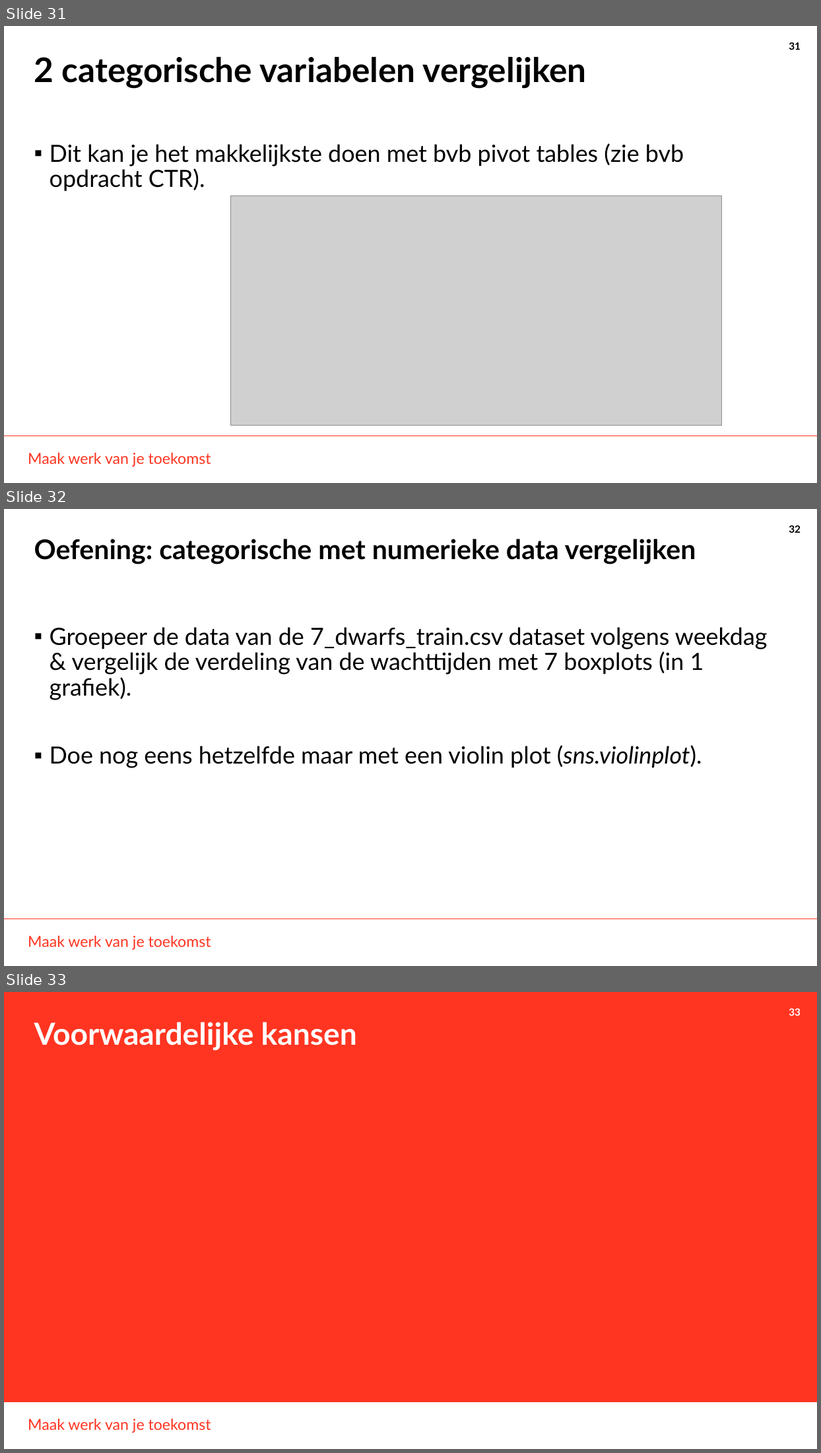
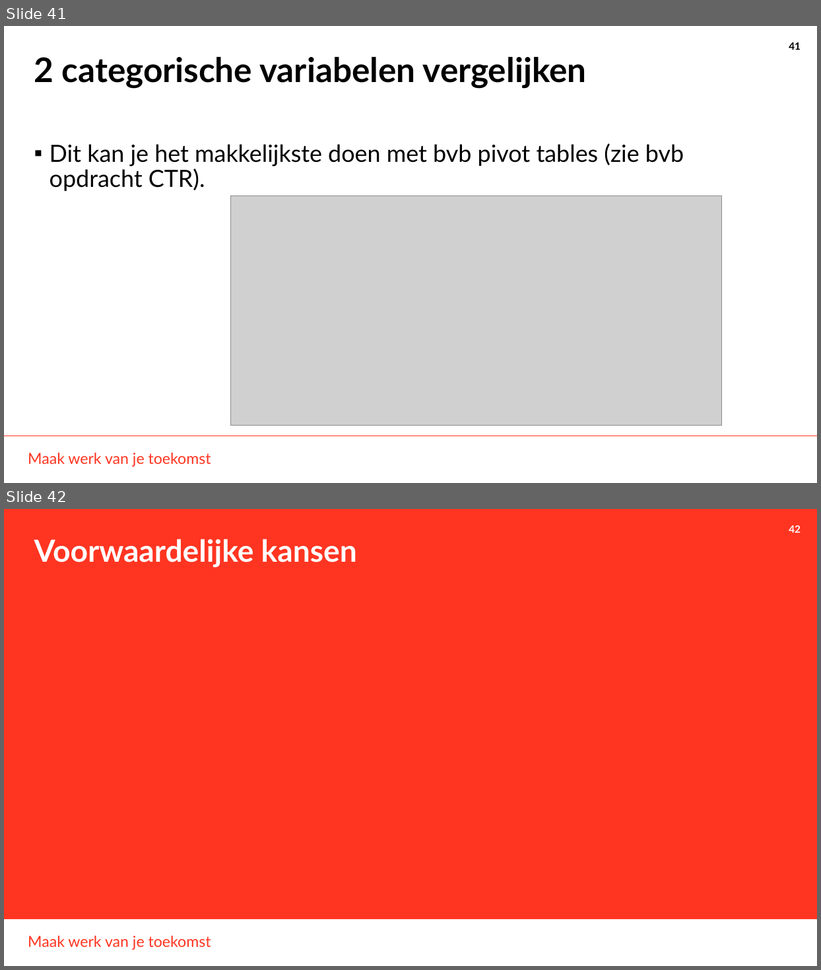
Before and after one commit to THellemans/data-science-syntra-ab, a slide deck: 06 statistiek/04 Numerieke data verdelingen verkennen/04 Numerieke data verdelingen verkennen.pptx. Shown one above the other, each under a label of ours: slides 31, 32 and 33 before the commit, slides 41 and 42 after it. The pictures are 821x1453 and 821x970 pixels, drawn with LibreOffice and Linux fonts; fonts in the diff are those of the drawing; grey boxes stand for pictures; background and template pictures are left out. Boxes give left, top, right and bottom in pixels: in the first picture for what was removed or moved away, otherwise in the second. Text is boxed around its words. In the diff, an @@ line names an element or a change of style, - is before the commit and + after.

```diff
--- a/06 statistiek/04 Numerieke data verdelingen verkennen/04 Numerieke data verdelingen verkennen.pptx
+++ b/06 statistiek/04 Numerieke data verdelingen verkennen/04 Numerieke data verdelingen verkennen.pptx
@@ slide 32 removed at bbox=[4, 509, 817, 966], background #FFFFFF; not listed: 3 template elements that a slide beside it also shows @@
@@ title removed at bbox=[34, 539, 696, 564] @@
-Oefening: categorische met numerieke data vergelijken
@@ text removed at bbox=[50, 627, 768, 768] @@
-▪ Groepeer de data van de 7_dwarfs_train.csv dataset volgens weekdag & vergelijk de verdeling van de wachttijden met 7 boxplots (in 1 grafiek).
-▪ Doe nog eens hetzelfde maar met een violin plot (sns.violinplot).
@@ what was slide 31 is now slide 41 @@
@@ page number at bbox=[789, 42, 801, 50]: text changed @@
-31
+41
@@ what was slide 33 is now slide 42 @@
@@ page number at bbox=[789, 525, 801, 533]: text changed @@
-33
+42
```
Also in this commit, not shown: 13 slides changed, 12 slides added, 2 other slides removed, 29 other files.
